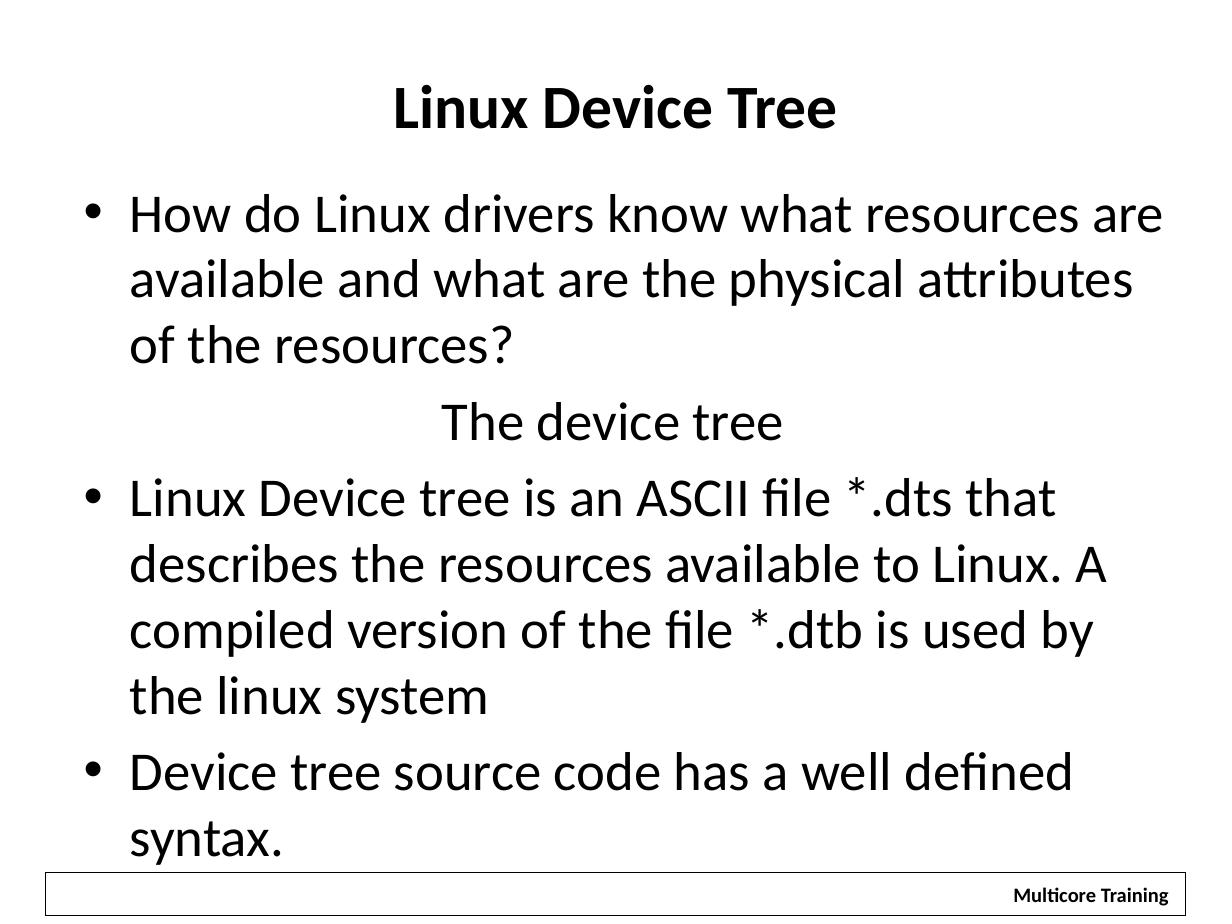
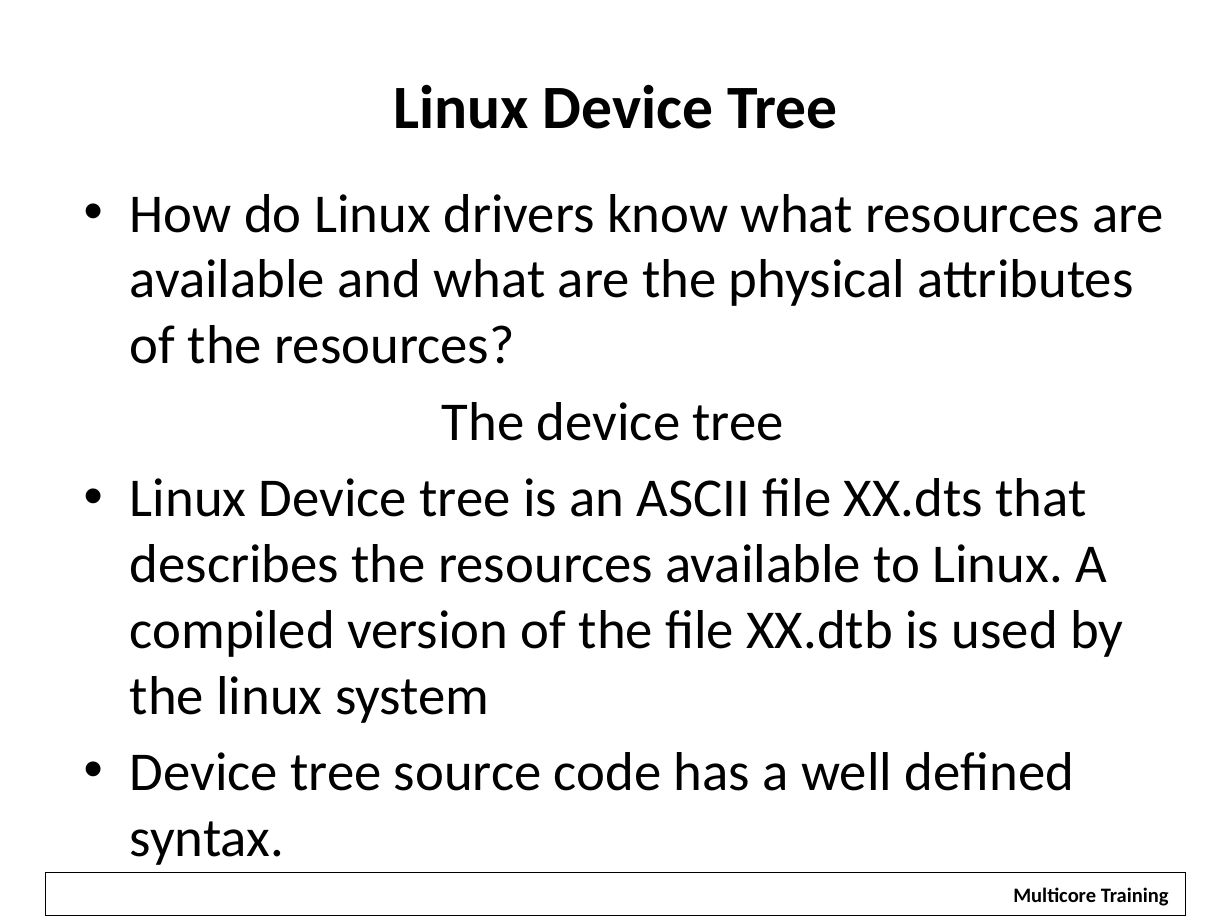
Before and after one commit to hari1989/keystone-workshop, a slide deck: slide 13 of preliminary/Working/presentations/KeyStoneArmDspWorkingTogether.pptx. Drawn at 1232x924 pixels with LibreOffice and Linux fonts; fonts in the diff are those of the drawing; background and template pictures are left out. Boxes give left, top, right and bottom in pixels: in the first picture for what was removed or moved away, otherwise in the second. Text is boxed around its words. In the diff, an @@ line names an element or a change of style, - is before the commit and + after.

```diff
--- a/preliminary/Working/presentations/KeyStoneArmDspWorkingTogether.pptx
+++ b/preliminary/Working/presentations/KeyStoneArmDspWorkingTogether.pptx
@@ text at (130,478,1123,723): text changed @@
-• Linux Device tree is an ASCII file *.dts that describes the resources available to Linux. A compiled version of the file *.dtb is used by the linux system
+• Linux Device tree is an ASCII file XX.dts that describes the resources available to Linux. A compiled version of the file XX.dtb is used by the linux system
```
Also in this commit, not shown: 20 other slides changed, 8 slides added, 2 slides removed.
